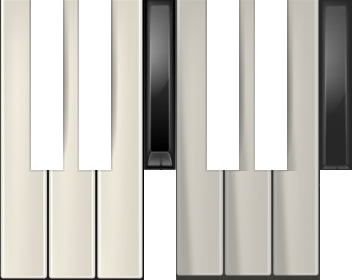
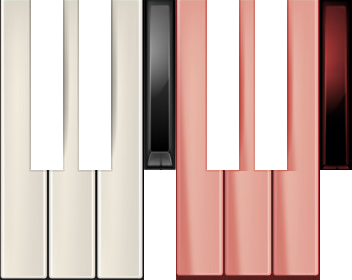
The second 352 × 280 image is a revision of the first. Changes to its layers:
added layer "Layer 6" (overlay, 50%) above "Layer 4 copy" over box(176, 0, 352, 280)
moved "Layer 4 copy" out of group "down-keys", painted on it over box(319, 0, 352, 186)
